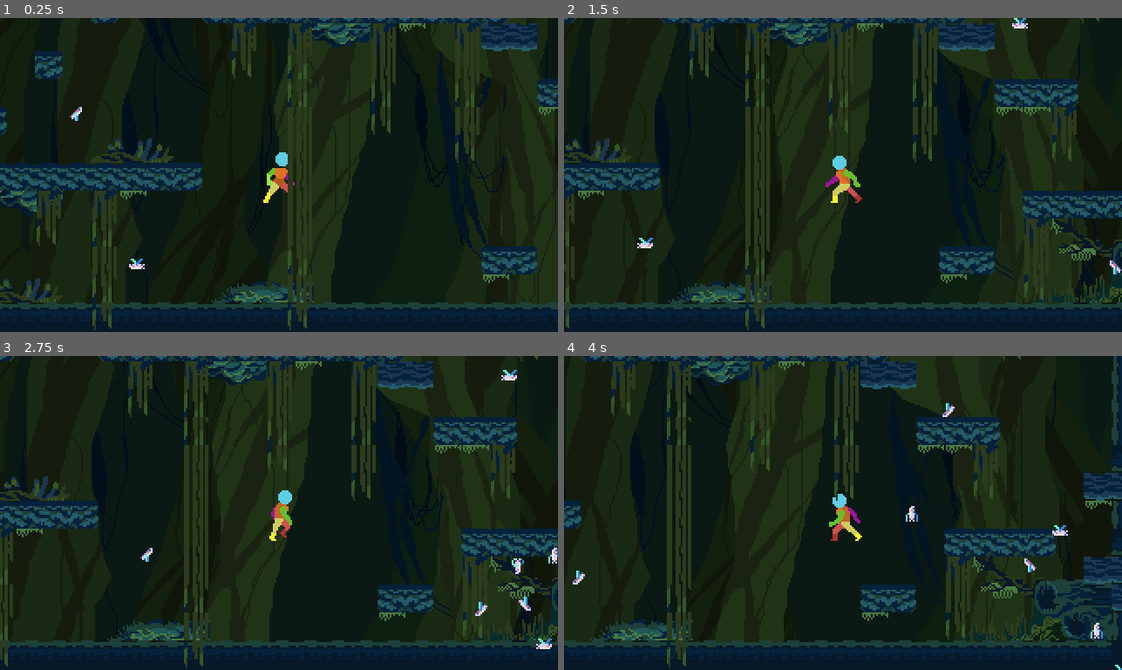
Above: before the commit, frames 1-4 (two rows, left to right).
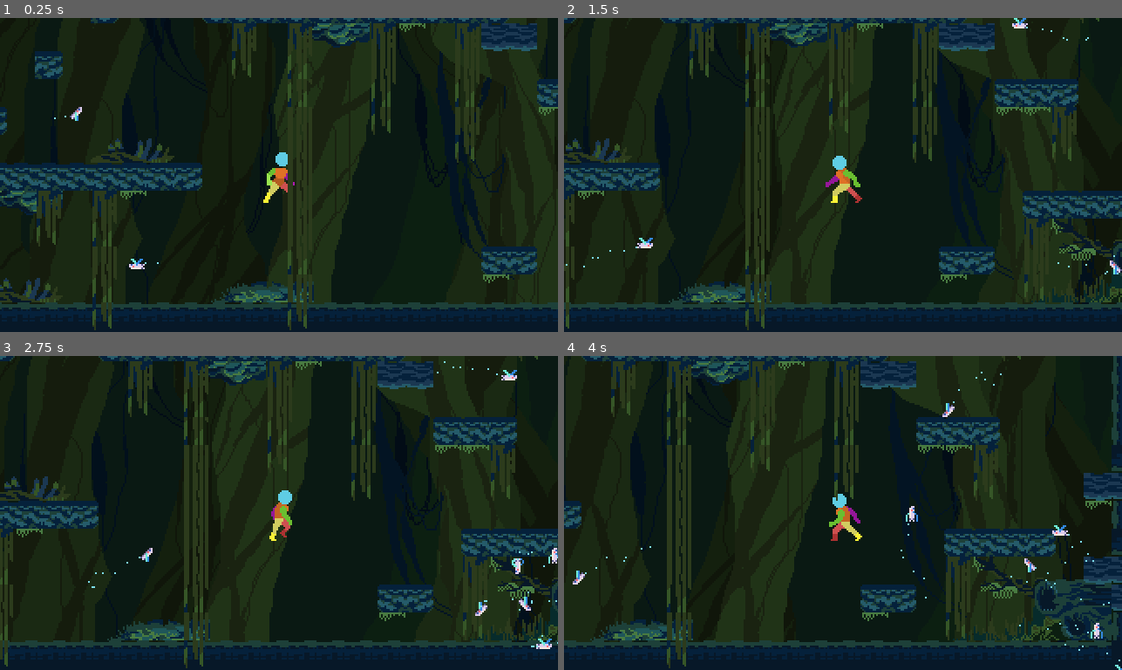
Above: after the commit, the same moments.

Repository: wickworks/jellyfishquarium
Game: Godot game, scene res://main.tscn
Same seed, same stepped clock (60 frames per second), same inputs: the game is played once before the commit and once after it.
Inputs (mouse positions are in pixels of both pictures, inside the frame that each line leads up to):
- Up to frame 1 (0.25 s): no input
- Up to frame 2 (1.5 s): tap Enter (ui_accept) at 0.5, 0.77 s; move the mouse to (965, 159) at 0.52 s; hold D (Move right) 0.53-1.28 s; move the mouse to (731, 190) at 1.27 s; hold A (Move left) from 1.28 s (still down)
- Up to frame 3 (2.75 s): tap Enter (ui_accept) at 1.52 s; move the mouse to (334, 443) at 2.02 s; release A (Move left) at 2.03 s; hold D (Move right) from 2.03 s (still down)
- Up to frame 4 (4 s): move the mouse to (815, 575) at 2.77 s; tap Enter (ui_accept) at 3.02, 3.77 s; move the mouse to (1010, 560) at 3.52 s; release D (Move right) at 3.53 s; hold A (Move left) from 3.53 s (still down)

The runs differ from the first frame. In frame 1, less than 0.1% of the frame differs, in the area x 9-29%, y 31-79%; in frame 2, less than 0.1%; in frame 3, less than 0.1%; in frame 4, less than 0.1%, in the area x 3-100%, y 5-98%.

Commit message:
Add particles to fish

Diff:
--- a/entity/fish.tscn
+++ b/entity/fish.tscn
@@ -67,6 +67,23 @@
 "speed": 5.0
 }]
 
+[sub_resource type="ParticleProcessMaterial" id="ParticleProcessMaterial_5bg6o"]
+particle_flag_disable_z = true
+angle_min = 90.0
+angle_max = 90.0
+spread = 180.0
+initial_velocity_min = -10.0
+initial_velocity_max = 10.0
+gravity = Vector3(0, 0, 0)
+
+[sub_resource type="Gradient" id="Gradient_jplug"]
+offsets = PackedFloat32Array(0, 0.494403, 1)
+colors = PackedColorArray(0, 0.74902, 0.862745, 1, 0.494403, 0.873105, 0.930604, 1, 1, 1, 1, 1)
+
+[sub_resource type="GradientTexture1D" id="GradientTexture1D_nkq6y"]
+gradient = SubResource("Gradient_jplug")
+width = 1
+
 [node name="Fish" type="Node2D" groups=["fish"]]
 script = ExtResource("1_sxfor")
 
@@ -76,3 +93,7 @@
 [node name="Label" type="Label" parent="."]
 offset_right = 40.0
 offset_bottom = 23.0
+
+[node name="TrailParticles" type="GPUParticles2D" parent="."]
+process_material = SubResource("ParticleProcessMaterial_5bg6o")
+texture = SubResource("GradientTexture1D_nkq6y")
Not shown: 1 places in entity/fish.tscn that only renumber resources
